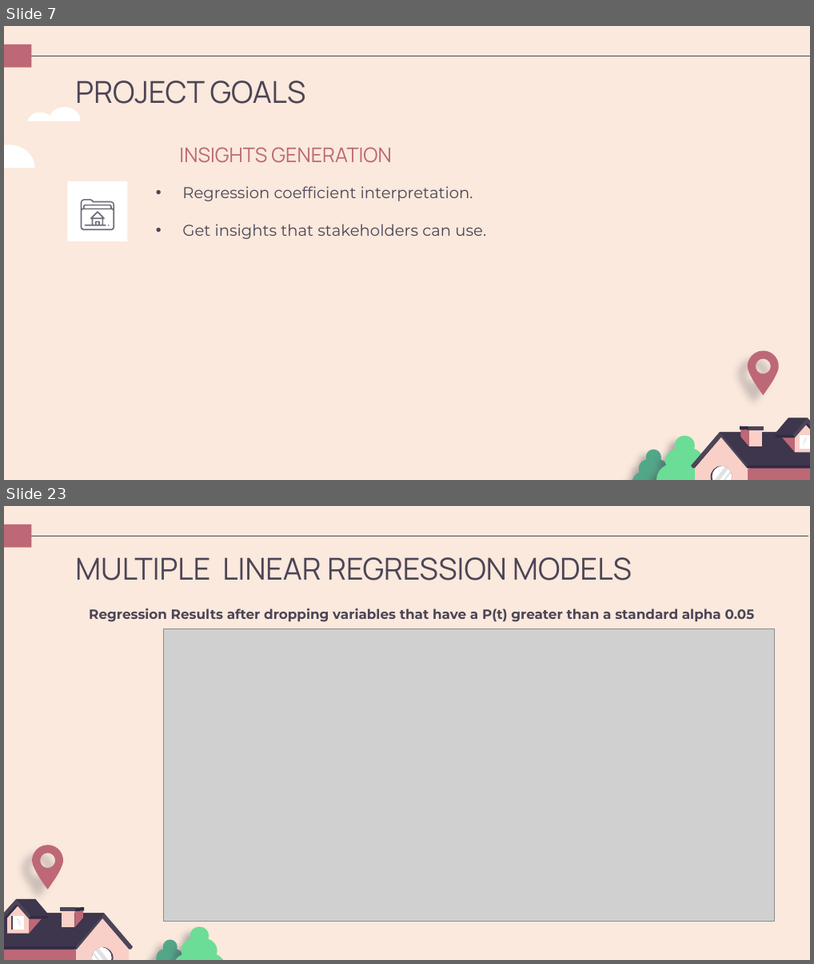
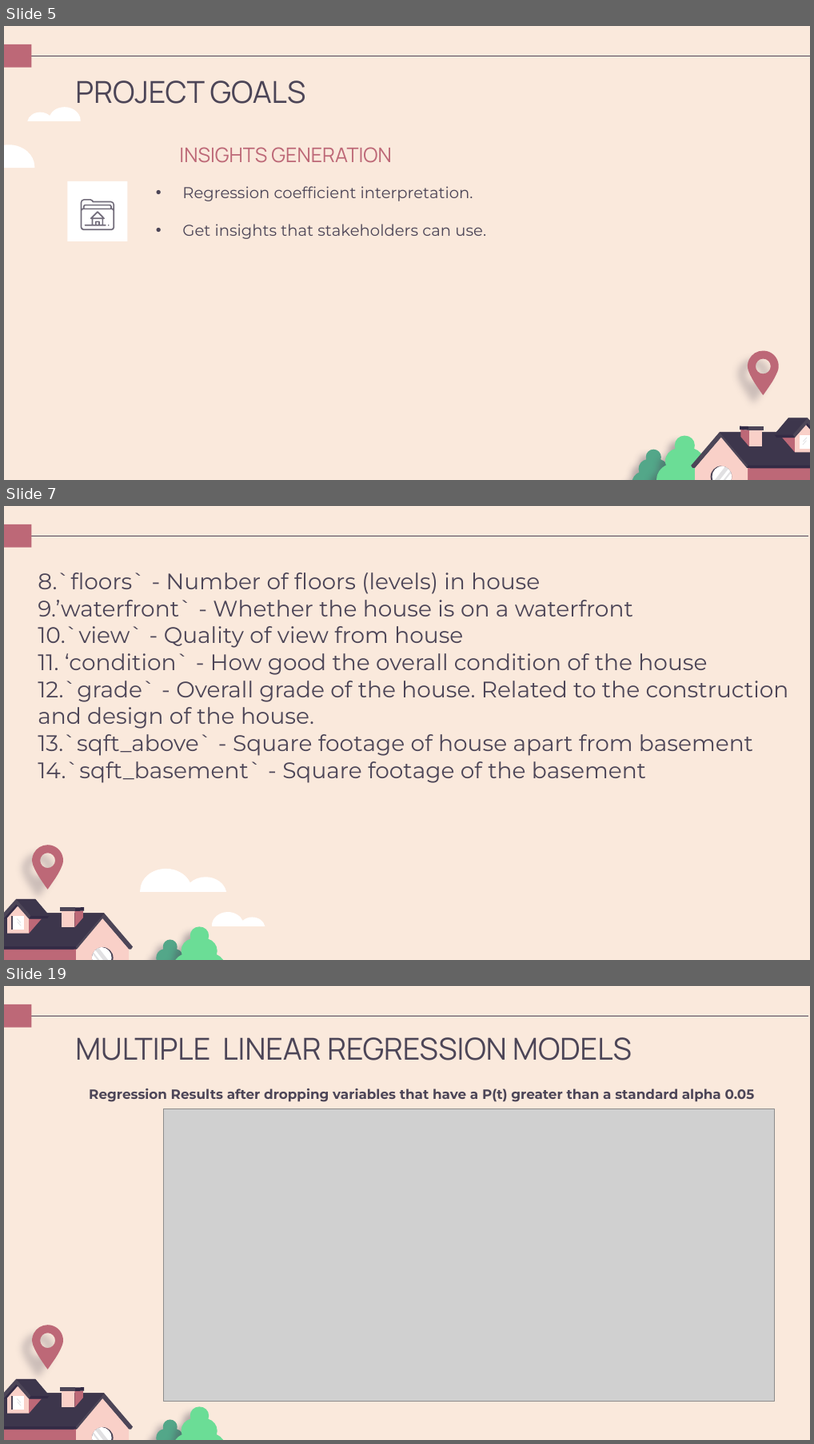
Before and after one commit to Bkiambuthi/dsc-phase-2-project-v2-3, a slide deck: Understanding King County's Housing Market.pptx. Shown one above the other, each under a label of ours: slides 7 and 23 before the commit, slides 5, 7 and 19 after it; the slides between them are not shown. The pictures are 814x964 and 814x1444 pixels, drawn with LibreOffice and Linux fonts; fonts in the diff are those of the drawing; grey boxes stand for pictures. Boxes give left, top, right and bottom in pixels: in the first picture for what was removed or moved away, otherwise in the second. Text is boxed around its words. In the diff, an @@ line names an element or a change of style, - is before the commit and + after.

```diff
--- a/Understanding King County's Housing Market.pptx
+++ b/Understanding King County's Housing Market.pptx
@@ slide 7 added at (x1=4, y1=506, x2=810, y2=960), background #FAE9DC; not listed: 32 template elements that a slide beside it also shows @@
@@ text added at (x1=38, y1=572, x2=790, y2=783), 20 pt, text #4C4557 @@
+8.`floors` - Number of floors (levels) in house
+9.’waterfront` - Whether the house is on a waterfront
+10.`view` - Quality of view from house
+11. ‘condition` - How good the overall condition of the house
+12.`grade` - Overall grade of the house. Related to the construction and design of the house.
+13.`sqft_above` - Square footage of house apart from basement
+14.`sqft_basement` - Square footage of the basement
@@ freeform shape added at (x1=140, y1=868, x2=226, y2=892), fill #FFFFFF @@
@@ freeform shape added at (x1=212, y1=912, x2=266, y2=926), fill #FFFFFF @@
@@ what was slide 7 is now slide 5 @@
@@ what was slide 23 is now slide 19 @@
```
Also in this commit, not shown: 15 slides changed, 8 other slides added, 12 slides removed, 1 other file.
